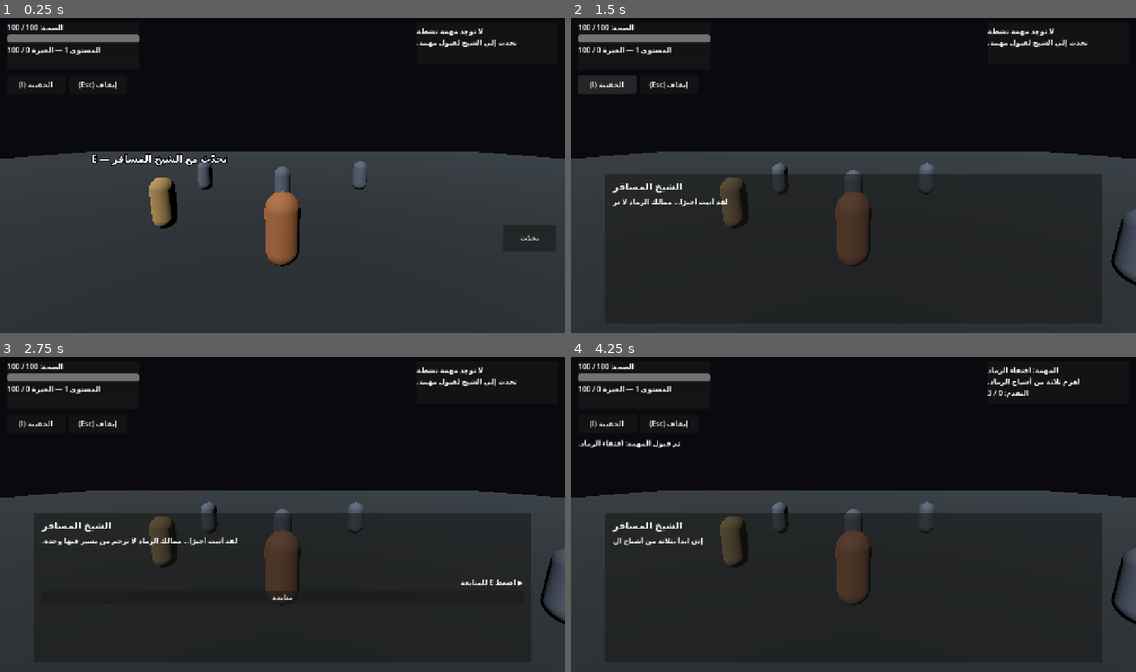
Above: before the commit, frames 1-4 (two rows, left to right).
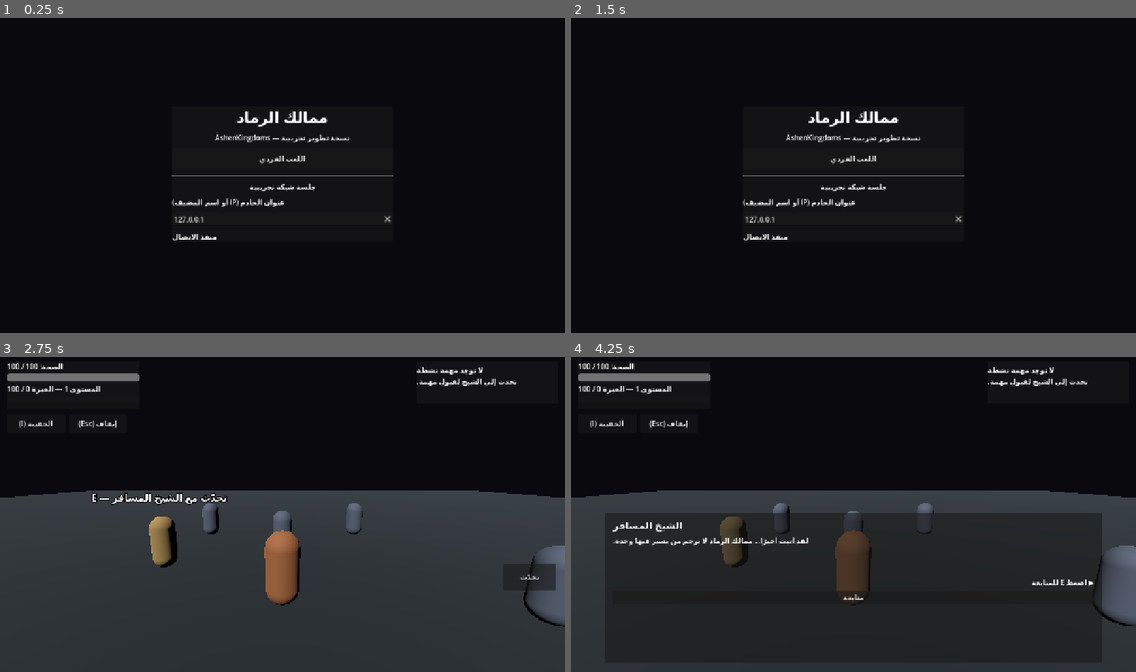
Above: after the commit, the same moments.

Repository: areagleegy/AshenKingdoms
Game: Godot game, scene res://scenes/ui/MainMenu.tscn
Same seed, same stepped clock (60 frames per second), same inputs: the game is played once before the commit and once after it. Before the commit the project starts from res://scenes/boot/Main.tscn.
Inputs (mouse positions are in pixels of both pictures, inside the frame that each line leads up to):
- Up to frame 1 (0.25 s): no input
- Up to frame 2 (1.5 s): click (1102, 238) at 0.5 s, where only the run before the commit has a clickable "تحدّث"; click (604, 84) at 1.25 s, where only the run before the commit has a clickable "الحقيبة (I)"
- Up to frame 3 (2.75 s): click (282, 498) at 2 s, where only the run after the commit has a clickable "اللعب الفردي"
- Up to frame 4 (4.25 s): tap Enter (ui_accept) at 2.75 s; move the mouse to (977, 498) at 2.77 s; hold D (move_right) 2.78-3.5 s; click (977, 498) at 2.85 s; tap Space (jump) at 3.02 s; click (853, 580) at 3.5 s, where only the run before the commit has a clickable "1. نعم، سأساعدك."

The runs differ from the first frame. In frame 1, 59% of the frame differs, in the area x 0-100%, y 2-100%; in frame 2, 53%; in frame 3, 6.6%; in frame 4, 2.3%.
Error after the commit: Invalid assignment of property or key 'input_filter' with value of type 'String' on a base object of type 'LineEdit'. (res://scripts/ui/main_menu.gd:92)

Commit message:
Boot into Arabic main menu and register NetworkManager

Diff:
--- a/project.godot
+++ b/project.godot
@@ -5,11 +5,12 @@
 [application]
 
 config/name="ممالك الرماد - AshenKingdoms"
-run/main_scene="res://scenes/boot/Main.tscn"
+run/main_scene="res://scenes/ui/MainMenu.tscn"
 config/features=PackedStringArray("4.6", "GL Compatibility")
 
 [autoload]
 DialogueManager="*res://scripts/dialogue/dialogue_manager.gd"
+NetworkManager="*res://scripts/core/network_manager.gd"
 
 [display]
 
